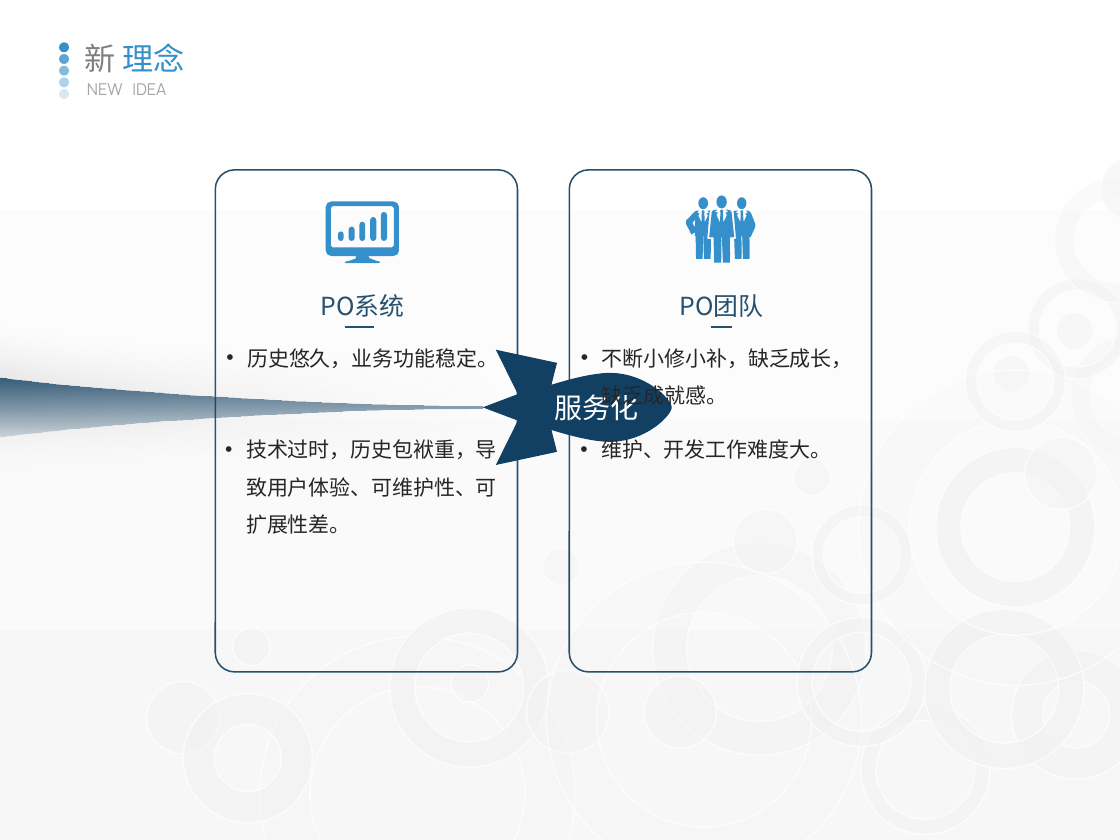
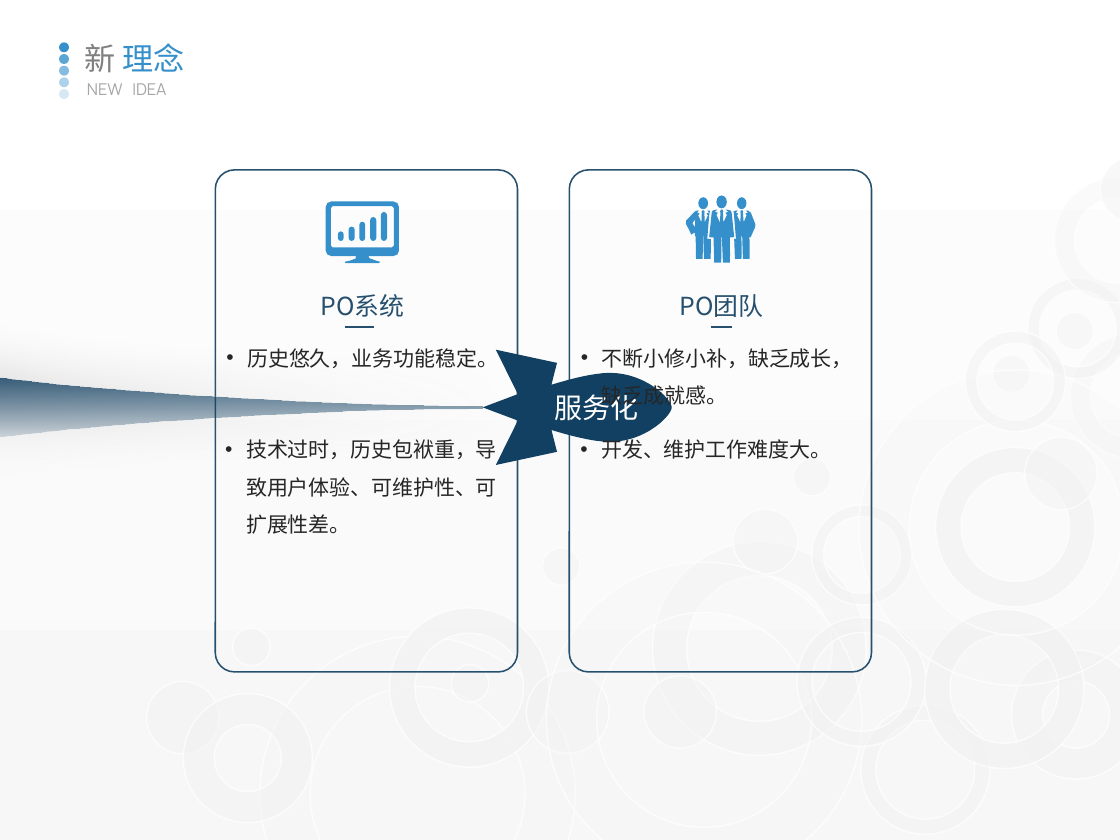
Before and after one commit to watermoonlx/presentation, a slide deck: slide 8 of [PO]PR Approval Control Panel.pptx. Drawn at 1120x840 pixels with LibreOffice and Linux fonts; fonts in the diff are those of the drawing. Boxes give left, top, right and bottom in pixels: in the first picture for what was removed or moved away, otherwise in the second. Text is boxed around its words. In the diff, an @@ line names an element or a change of style, - is before the commit and + after.

```diff
--- a/[PO]PR Approval Control Panel.pptx
+++ b/[PO]PR Approval Control Panel.pptx
@@ text at (601,436,831,459): text changed @@
-• 维护、开发工作难度大。
+• 开发、维护工作难度大。
```
Also in this commit, not shown: 3 other slides changed.
